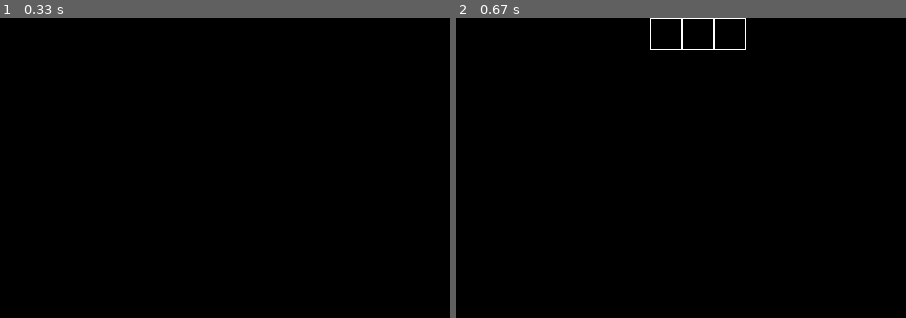
Above: before the commit, frames 1-2 (left to right).
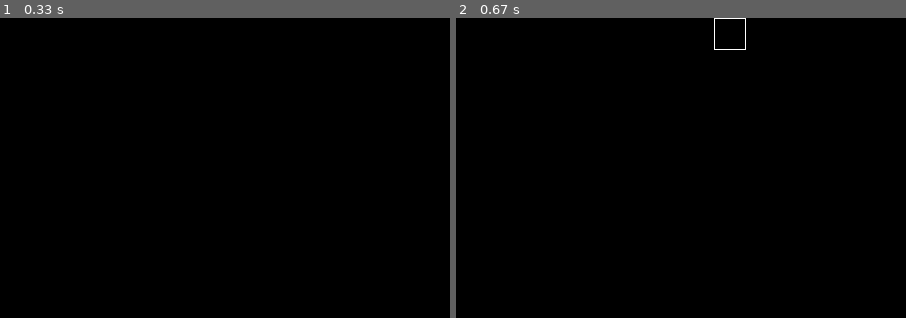
Above: after the commit, the same moments.

Repository: FoRVaiS/3522-assignment-1
Game: pygame game, started from src/cli.py
Two runs of this game, one before a commit and one after it. Both use one fixed random seed, a clock stepped at 60 frames per second and the inputs below.
Inputs:
- Up to frame 1 (0.33 s): no input
- Up to frame 2 (0.67 s): hold D from 0.33 s (still down)
The pictures show only the part of the screen within x 39-89%, y 0-50%; the shares and areas given below are measured in that part.

Frame 1 is identical in both runs. In frame 2, 0.2% of the frame differs, in the area x 43-58%, y 0-11%.

Commit message:
refactor: move player and food spawning into World

Diff:
--- a/src/Game.py
+++ b/src/Game.py
@@ -12,7 +12,6 @@
 from World import World
 from System import RenderingSystem, KeyboardInputSystem, MovementSystem, AiFollowSystem, CollisionSystem
 from Component import SnakeSpriteComponent, FoodSpriteComponent, TransformComponent, PhysicsBodyComponent, PlayerControllerComponent, AiFollowComponent
-from GameObject import Snake, Food
 
 
 def current_milli_time() -> float:
@@ -43,14 +42,6 @@
         screen = self.window.get_surface()
 
         self.world = World()
-
-        self.player = Snake(length=2)
-        self.player.add_component(PlayerControllerComponent())
-        for segment in self.player.get_segments():
-            self.world.add_game_object(segment)
-
-        self.food = Food(128, 128)
-        self.world.add_game_object(self.food)
 
         self.rendering_system = RenderingSystem(screen, [[TransformComponent, SnakeSpriteComponent], [TransformComponent, FoodSpriteComponent]])
         self.keyboard_input_system = KeyboardInputSystem(self.pg_event_manager, [[PlayerControllerComponent, PhysicsBodyComponent]])
--- a/src/World.py
+++ b/src/World.py
@@ -1,11 +1,20 @@
 from typing import List
 
-from GameObject import GameObject
+from Component import PlayerControllerComponent
+from GameObject import GameObject, Snake, Food
 
 
 class World:
     def __init__(self) -> None:
         self.game_objects: List[GameObject] = []
+
+        self.player = Snake(length=0)
+        self.player.add_component(PlayerControllerComponent())
+        for segment in self.player.get_segments():
+            self.add_game_object(segment)
+
+        self.food = Food(128, 128)
+        self.add_game_object(self.food)
 
     def add_game_object(self, game_object: GameObject) -> None:
         """
